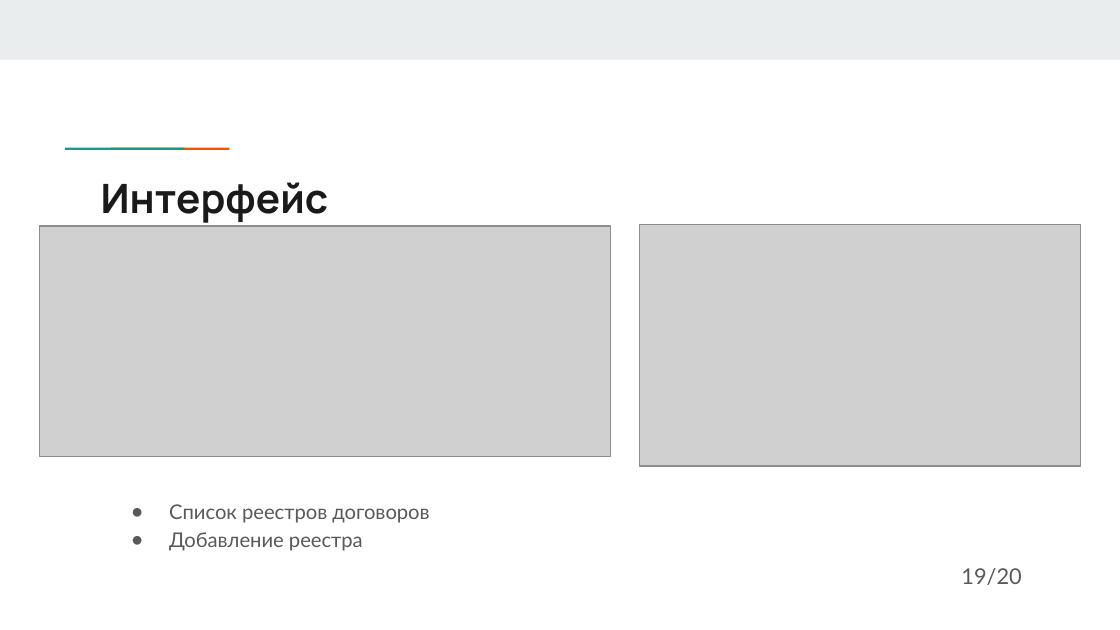
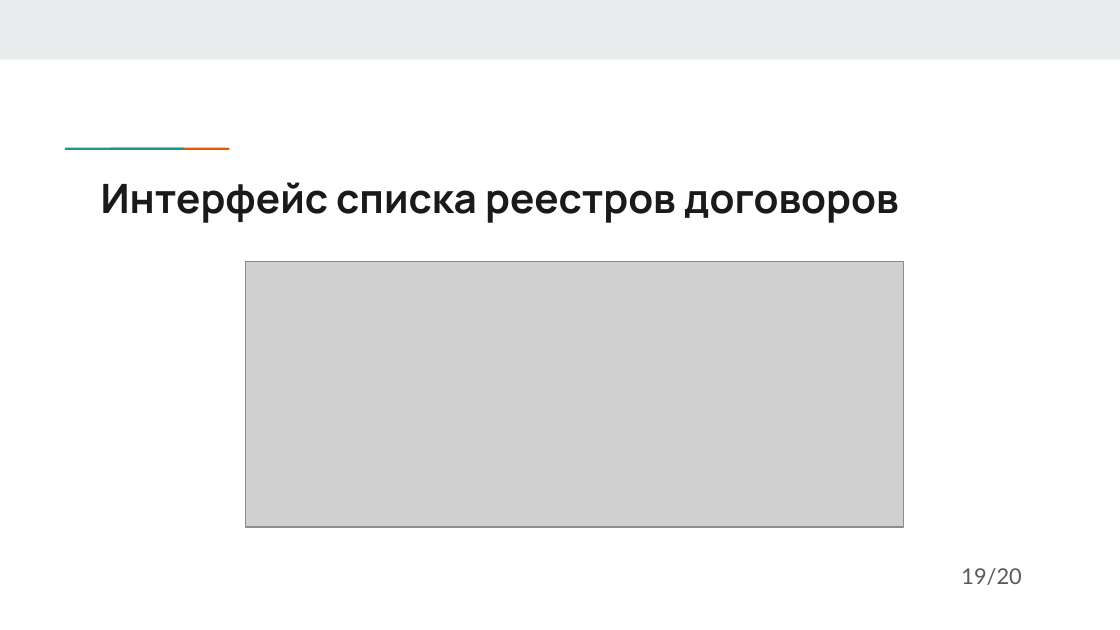
Before and after one commit to DaNkOMeN/MyDiplom, a slide deck: slide 20 of Последняя версия презентации.pptx. Drawn at 1120x630 pixels with LibreOffice and Linux fonts; fonts in the diff are those of the drawing; grey boxes stand for pictures. Boxes give left, top, right and bottom in pixels: in the first picture for what was removed or moved away, otherwise in the second. Text is boxed around its words. In the diff, an @@ line names an element or a change of style, - is before the commit and + after.

```diff
--- a/Последняя версия презентации.pptx
+++ b/Последняя версия презентации.pptx
@@ title at bbox=[101, 182, 899, 223]: text changed @@
-Интерфейс
+Интерфейс списка реестров договоров
@@ picture removed at bbox=[640, 224, 1081, 466] @@
@@ picture: place and size @@
-picture at bbox=[39, 226, 610, 457]
+picture at bbox=[245, 261, 904, 526]
@@ text removed at bbox=[169, 504, 429, 551] @@
-● Список реестров договоров
-● Добавление реестра
```
Also in this commit, not shown: 4 other slides changed, 1 slide added, 1 other file.
